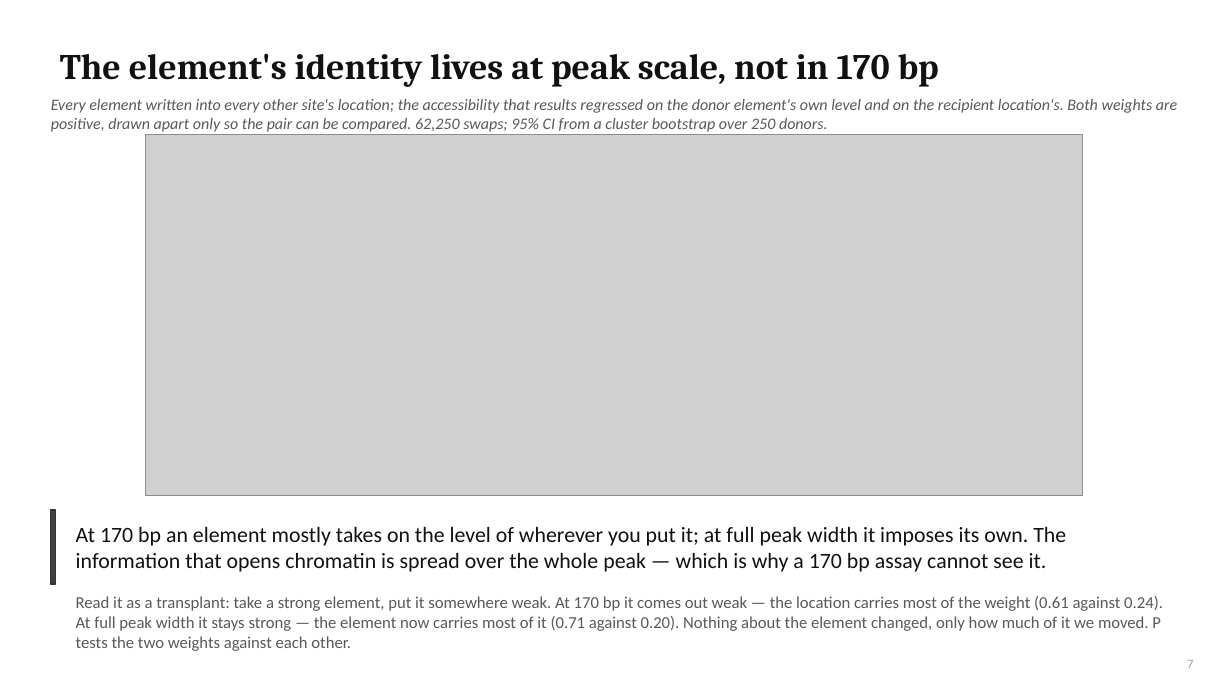
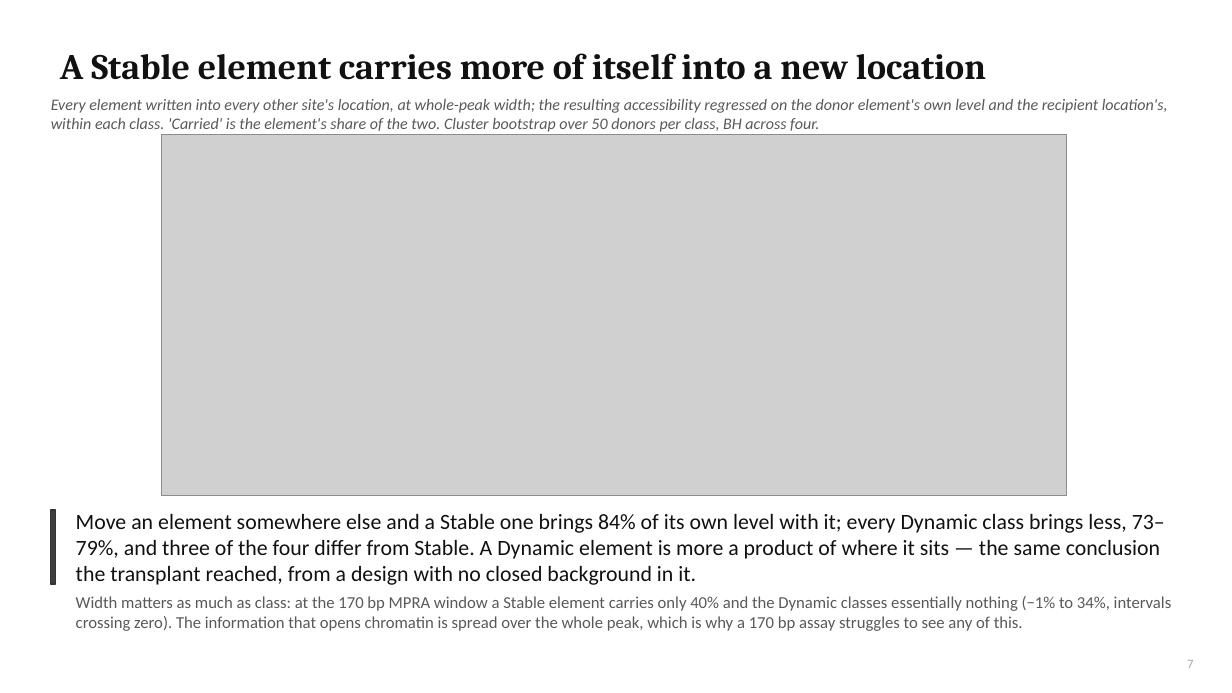
Before and after one commit to cytokine4242/Alpha_Genome_Ap1, a slide deck: slide 7 of Analysis/AP1_fibroblast_lab_meeting.pptx. Drawn at 1232x693 pixels with LibreOffice and Linux fonts; fonts in the diff are those of the drawing; grey boxes stand for pictures. Boxes give left, top, right and bottom in pixels: in the first picture for what was removed or moved away, otherwise in the second. Text is boxed around its words. In the diff, an @@ line names an element or a change of style, - is before the commit and + after.

```diff
--- a/Analysis/AP1_fibroblast_lab_meeting.pptx
+++ b/Analysis/AP1_fibroblast_lab_meeting.pptx
@@ title at [60, 53, 986, 80]: text changed @@
-The element's identity lives at peak scale, not in 170 bp
+A Stable element carries more of itself into a new location
@@ text at [51, 99, 1168, 132]: text changed @@
-Every element written into every other site's location; the accessibility that results regressed on the donor element's own level and on the recipient location's. Both weights are positive, drawn apart only so the pair can be compared. 62,250 swaps; 95% CI from a cluster bootstrap over 250 donors.
+Every element written into every other site's location, at whole-peak width; the resulting accessibility regressed on the donor element's own level and the recipient location's, within each class. 'Carried' is the element's share of the two. Cluster bootstrap over 50 donors per class, BH across four.
@@ picture: place and size @@
-picture at [146, 135, 1083, 495]
+picture at [162, 135, 1067, 495]
@@ text at [76, 514, 1165, 585]: text changed @@
-At 170 bp an element mostly takes on the level of wherever you put it; at full peak width it imposes its own. The information that opens chromatin is spread over the whole peak — which is why a 170 bp assay cannot see it.
+Move an element somewhere else and a Stable one brings 84% of its own level with it; every Dynamic class brings less, 73–79%, and three of the four differ from Stable. A Dynamic element is more a product of where it sits — the same conclusion the transplant reached, from a design with no closed background in it.
@@ text at [76, 596, 1172, 631]: text changed @@
-Read it as a transplant: take a strong element, put it somewhere weak. At 170 bp it comes out weak — the location carries most of the weight (0.61 against 0.24). At full peak width it stays strong — the element now carries most of it (0.71 against 0.20). Nothing about the element changed, only how much of it we moved. P tests the two weights against each other.
+Width matters as much as class: at the 170 bp MPRA window a Stable element carries only 40% and the Dynamic classes essentially nothing (−1% to 34%, intervals crossing zero). The information that opens chromatin is spread over the whole peak, which is why a 170 bp assay struggles to see any of this.
```
Also in this commit, not shown: 5 other files.
